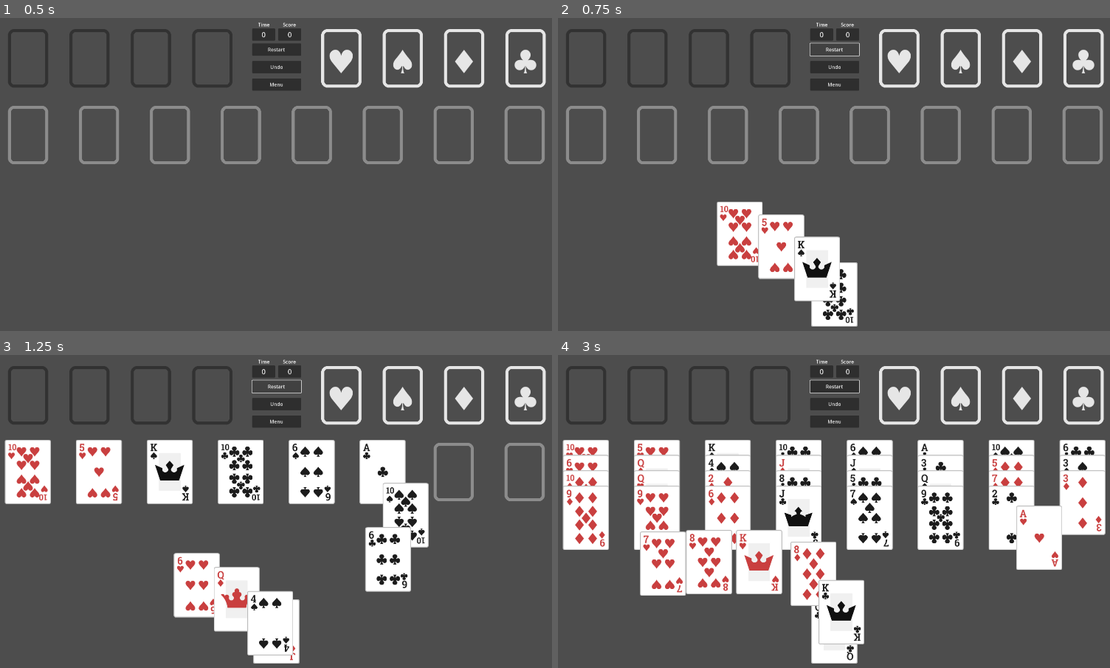
Above: before the commit, frames 1-4 (two rows, left to right).
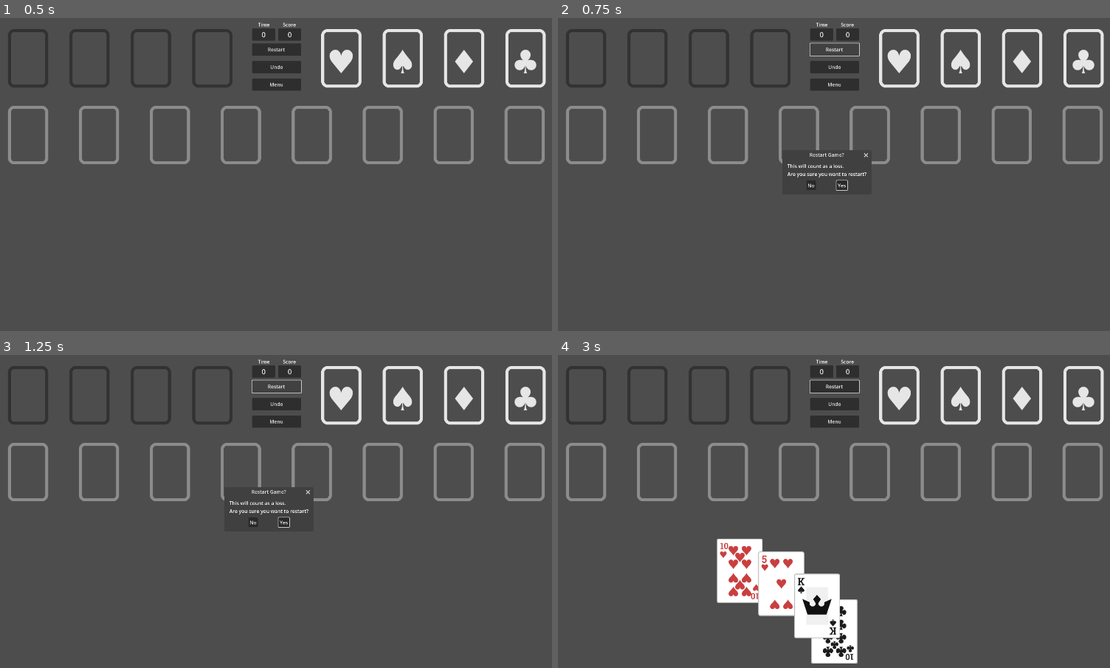
Above: after the commit, the same moments.

Repository: emabrey/card-framework
Game: Godot game, scene res://freecell/scenes/main_game/freecell_game.tscn
The game is run twice, just before and just after one commit, with the same random seed, the same clock (stepped at 60 frames per second) and the same inputs.
Inputs (mouse positions are in pixels of both pictures, inside the frame that each line leads up to):
- Up to frame 1 (0.5 s): no input
- Up to frame 2 (0.75 s): click "Restart" at 0.5 s
- Up to frame 3 (1.25 s): no input
- Up to frame 4 (3 s): click (811, 520) at 1.25 s, where only the run after the commit has a clickable "No"; click "Restart" at 2 s; click (839, 520) at 2.75 s, where only the run after the commit has a clickable "Yes"

Frame 1 is identical in both runs. In frame 2, 6.2% of the frame differs, in the area x 28-57%, y 42-99%; in frame 3, 18%; in frame 4, 30%, in the area x 0-100%, y 27-98%.

Commit message:
feat: add confirmation dialogs for restarting game and returning to menu

Diff:
--- /dev/null
+++ b/freecell/scenes/dialog/go_to_menu_dialog.tscn
@@ -0,0 +1,8 @@
+[gd_scene format=3 uid="uid://ddx72jvfinglm"]
+
+[node name="GoToMenuDialog" type="ConfirmationDialog"]
+title = "Go to menu?"
+ok_button_text = "Yes"
+dialog_text = "This will count as a loss.
+Are you sure you want to go to menu?"
+cancel_button_text = "No"
--- /dev/null
+++ b/freecell/scenes/dialog/restart_game_dialog.tscn
@@ -0,0 +1,8 @@
+[gd_scene format=3 uid="uid://cke08pyglaa48"]
+
+[node name="RestartGameDialog" type="ConfirmationDialog"]
+title = "Restart Game?"
+ok_button_text = "Yes"
+dialog_text = "This will count as a loss.
+Are you sure you want to restart?"
+cancel_button_text = "No"
--- a/freecell/scenes/menu/seed_warning.tscn
+++ b/freecell/scenes/dialog/seed_warning.tscn
@@ -3,7 +3,6 @@
 [node name="SeedWarning" type="AcceptDialog"]
 title = "Seed Input Warning"
 size = Vector2i(332, 132)
-visible = true
 dialog_text = "Seed must be in the range [1 ~ 1,000,000]
 If no seed is entered or -1 is entered,
 a random game will be generated."
--- a/freecell/scenes/main_game/freecell_game.gd
+++ b/freecell/scenes/main_game/freecell_game.gd
@@ -31,6 +31,9 @@
 @onready var start_position = $CardManager/StartPosition
 @onready var time_display = $Time
 @onready var score_display = $Score
+
+@onready var restart_game_dialog = $RestartGameDialog
+@onready var go_to_menu_dialog = $GoToMenuDialog
 
 func _ready() -> void:
 	_set_containers()
@@ -285,11 +288,13 @@
 
 func _set_ui_buttons():
 	var button_restart_game = $ButtonRestartGame
-	button_restart_game.connect("pressed", new_game)
+	button_restart_game.connect("pressed", restart_game_dialog.popup_centered)
 	var button_undo = $ButtonUndo
 	button_undo.connect("pressed", card_manager.undo)
 	var button_menu = $ButtonMenu
-	button_menu.connect("pressed", _go_to_menu)
+	button_menu.connect("pressed", go_to_menu_dialog.popup_centered)
+	restart_game_dialog.connect("confirmed", new_game)
+	go_to_menu_dialog.connect("confirmed", _go_to_menu)
 
 
 func _on_timeout():
--- a/freecell/scenes/main_game/freecell_game.tscn
+++ b/freecell/scenes/main_game/freecell_game.tscn
@@ -13,6 +13,8 @@
 [ext_resource type="Texture2D" uid="uid://cs060bvtns8hy" path="res://freecell/assets/images/spots/foundation_diamond_spot.png" id="9_mghkt"]
 [ext_resource type="Texture2D" uid="uid://c7x2lxmfwbnfc" path="res://freecell/assets/images/spots/foundation_club_spot.png" id="10_lka7w"]
 [ext_resource type="PackedScene" uid="uid://dk6rb7lhv1ef6" path="res://card_framework/pile.tscn" id="12_yh0vm"]
+[ext_resource type="PackedScene" uid="uid://cke08pyglaa48" path="res://freecell/scenes/dialog/restart_game_dialog.tscn" id="14_674kq"]
+[ext_resource type="PackedScene" uid="uid://ddx72jvfinglm" path="res://freecell/scenes/dialog/go_to_menu_dialog.tscn" id="15_2mski"]
 
 [node name="FreecellGame" type="Node"]
 script = ExtResource("1_qroca")
@@ -197,3 +199,7 @@
 align_drop_zone_with_top_card = false
 
 [node name="GameGenerator" parent="." instance=ExtResource("8_flq1e")]
+
+[node name="RestartGameDialog" parent="." instance=ExtResource("14_674kq")]
+
+[node name="GoToMenuDialog" parent="." instance=ExtResource("15_2mski")]
--- a/freecell/scenes/menu/menu.tscn
+++ b/freecell/scenes/menu/menu.tscn
@@ -1,7 +1,7 @@
 [gd_scene load_steps=3 format=3 uid="uid://cv6cjls2buk71"]
 
 [ext_resource type="Script" path="res://freecell/scenes/menu/menu.gd" id="1_l55ai"]
-[ext_resource type="PackedScene" uid="uid://cpdwcj3slpja" path="res://freecell/scenes/menu/seed_warning.tscn" id="2_a0gfy"]
+[ext_resource type="PackedScene" uid="uid://cpdwcj3slpja" path="res://freecell/scenes/dialog/seed_warning.tscn" id="2_a0gfy"]
 
 [node name="Menu" type="Node"]
 script = ExtResource("1_l55ai")
@@ -66,4 +66,3 @@
 text = "Exit"
 
 [node name="SeedWarning" parent="." instance=ExtResource("2_a0gfy")]
-visible = false
Not shown: 1 places in freecell/scenes/main_game/freecell_game.tscn that only renumber resources
